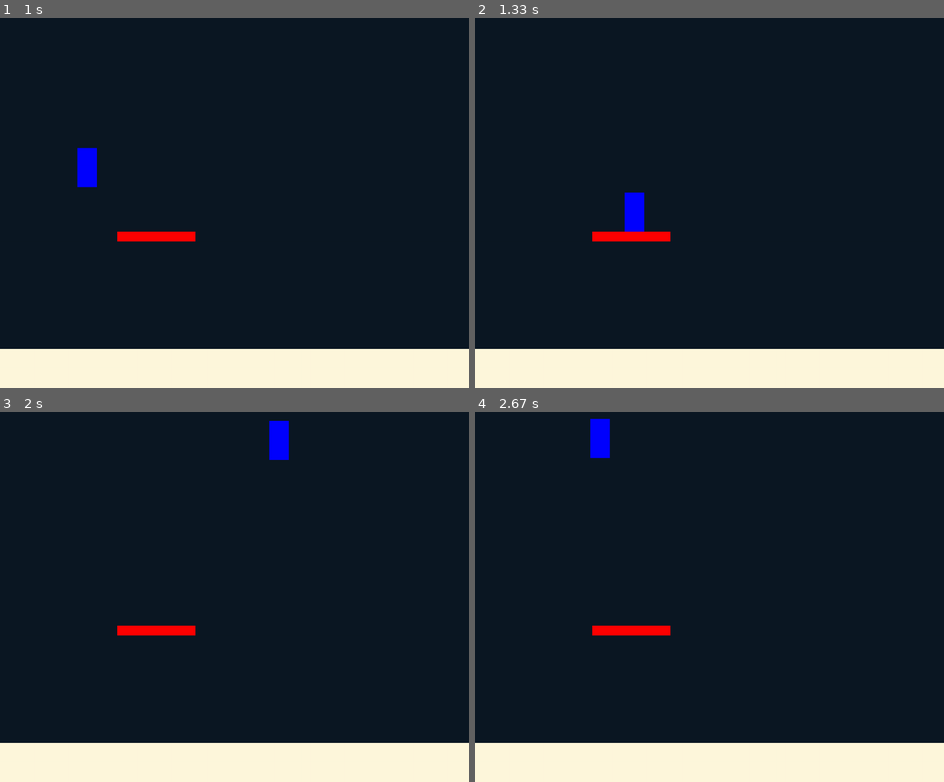
Above: before the commit, frames 1-4 (two rows, left to right).
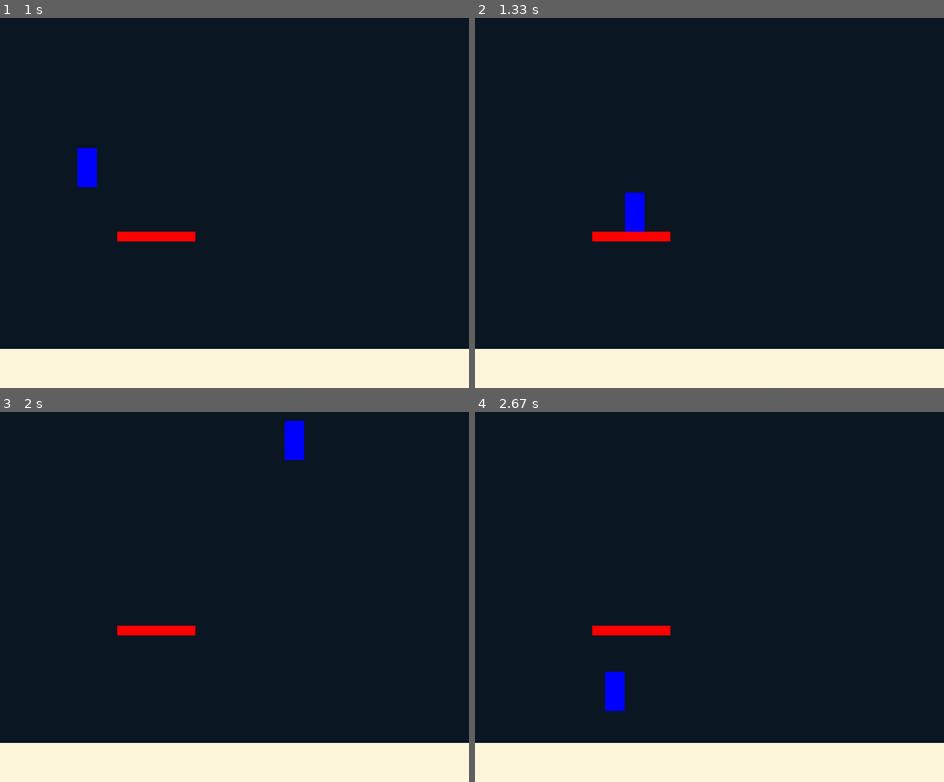
Above: after the commit, the same moments.

Repository: PANKRAV/Pygame-fun
Game: pygame game, started from scripts/main.py
Same seed, same stepped clock (60 frames per second), same inputs: the game is played once before the commit and once after it.
Inputs:
- Up to frame 1 (1 s): tap A at 0.33 s; hold Right from 0.67 s (still down); tap Space at 0.73 s
- Up to frame 2 (1.33 s): tap Space at 1.03, 1.23 s; release Right at 1.13 s; hold Up from 1.17 s (still down)
- Up to frame 3 (2 s): release Up at 1.47 s; hold Right 1.5-1.97 s; tap Space at 1.57, 1.87 s
- Up to frame 4 (2.67 s): hold Left 2-2.53 s; tap Space at 2.07, 2.37, 2.63 s; hold Left from 2.57 s (still down)

Frame 1 is identical in both runs. In frame 2, less than 0.1% of the frame differs, in the area x 31-37%, y 47-58%; in frame 3, 0.7%; in frame 4, 0.9%, in the area x 24-32%, y 1-81%.

Commit message:
fixed the issue where ux wouldn't settle to 0 on both ground and ptaforms after all

Diff:
--- a/scripts/main.py
+++ b/scripts/main.py
@@ -34,7 +34,7 @@
 
 
 player = sprites.Player(100, 1000 - v.ground_height - sprites.Player.height)
-platform1 = t.Platform(300, 600, 200, 25, v.RED, 2)
+platform1 = t.Platform(300, 600, 200, 25, v.RED, 0.6)
 #enemies
 
 
--- a/scripts/sprites.py
+++ b/scripts/sprites.py
@@ -109,6 +109,7 @@
 
         if not (v.friction or v.air_res):
             self.ux = 0
+
         self.acceleration()
 
 
@@ -133,6 +134,10 @@
 
 #------UPDATE X---------->
         self.ux += self.ax * v.dt * v.game_speed
+
+        if self.ux < 10 and self.ux > - 10 : #may cause issues later with larger μ values
+            self.ux = 0
+
         if self.ux != 0:
             if self.x < 0:
                 self.x = 0
